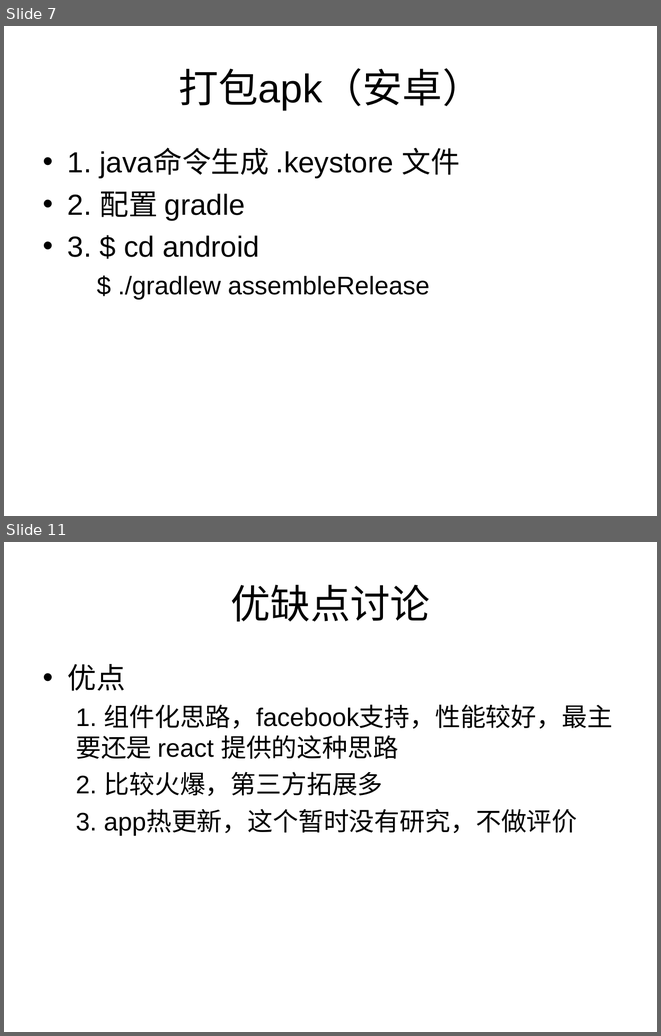
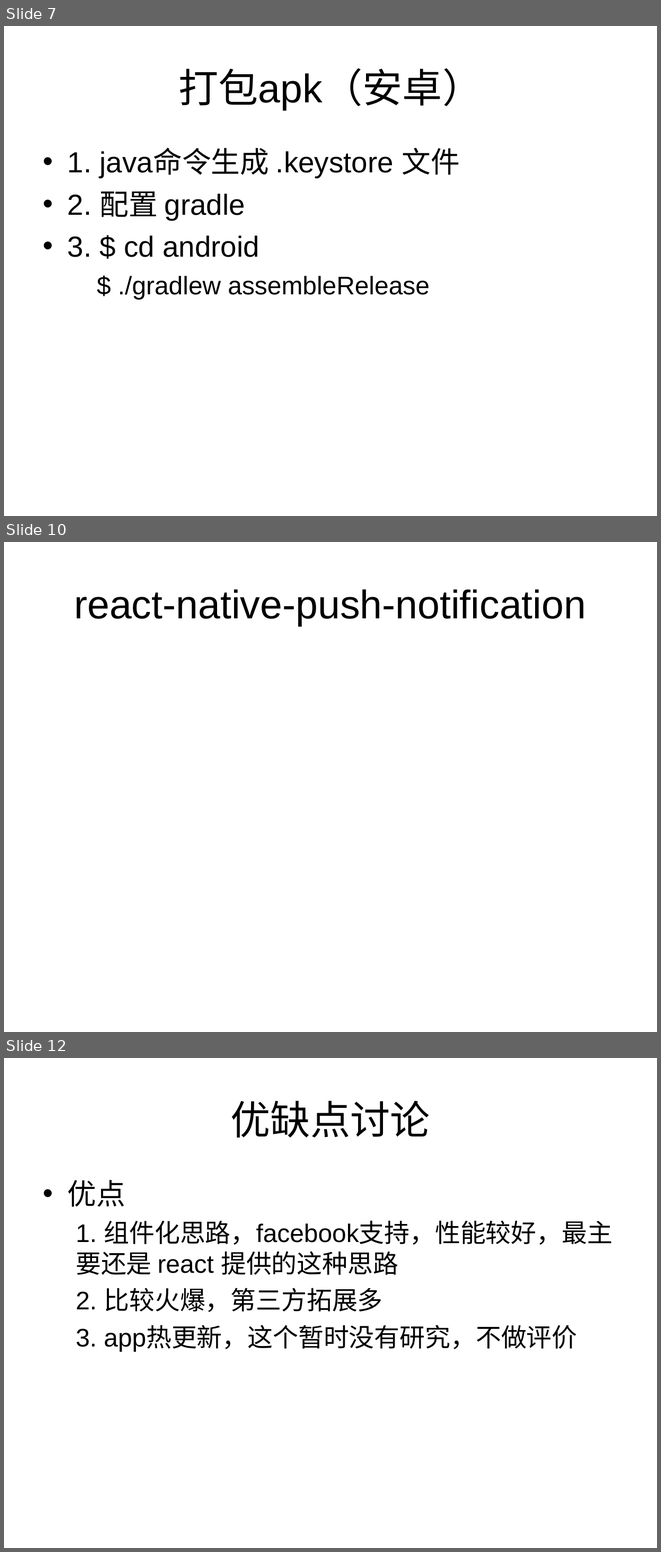
Before and after one commit to ilovezy/rnDemo, a slide deck: React-native 介绍.ppt. Shown one above the other, each under a label of ours: slides 7 and 11 before the commit, slides 7, 10 and 12 after it; the slides between them are not shown. The pictures are 661x1036 and 661x1552 pixels, drawn with LibreOffice and Linux fonts; fonts in the diff are those of the drawing. Boxes give left, top, right and bottom in pixels: in the first picture for what was removed or moved away, otherwise in the second. Text is boxed around its words. In the diff, an @@ line names an element or a change of style, - is before the commit and + after.

```diff
--- a/React-native 介绍.ppt
+++ b/React-native 介绍.ppt
@@ slide 10 added at [4,542,657,1032], background #FFFFFF @@
@@ title added at [74,589,586,626], 44 pt, text #000000 @@
+react-native-push-notification
@@ what was slide 11 is now slide 12 @@
```
Also in this commit, not shown: 1 slide changed, 1 other slide added, 1 slide removed.
